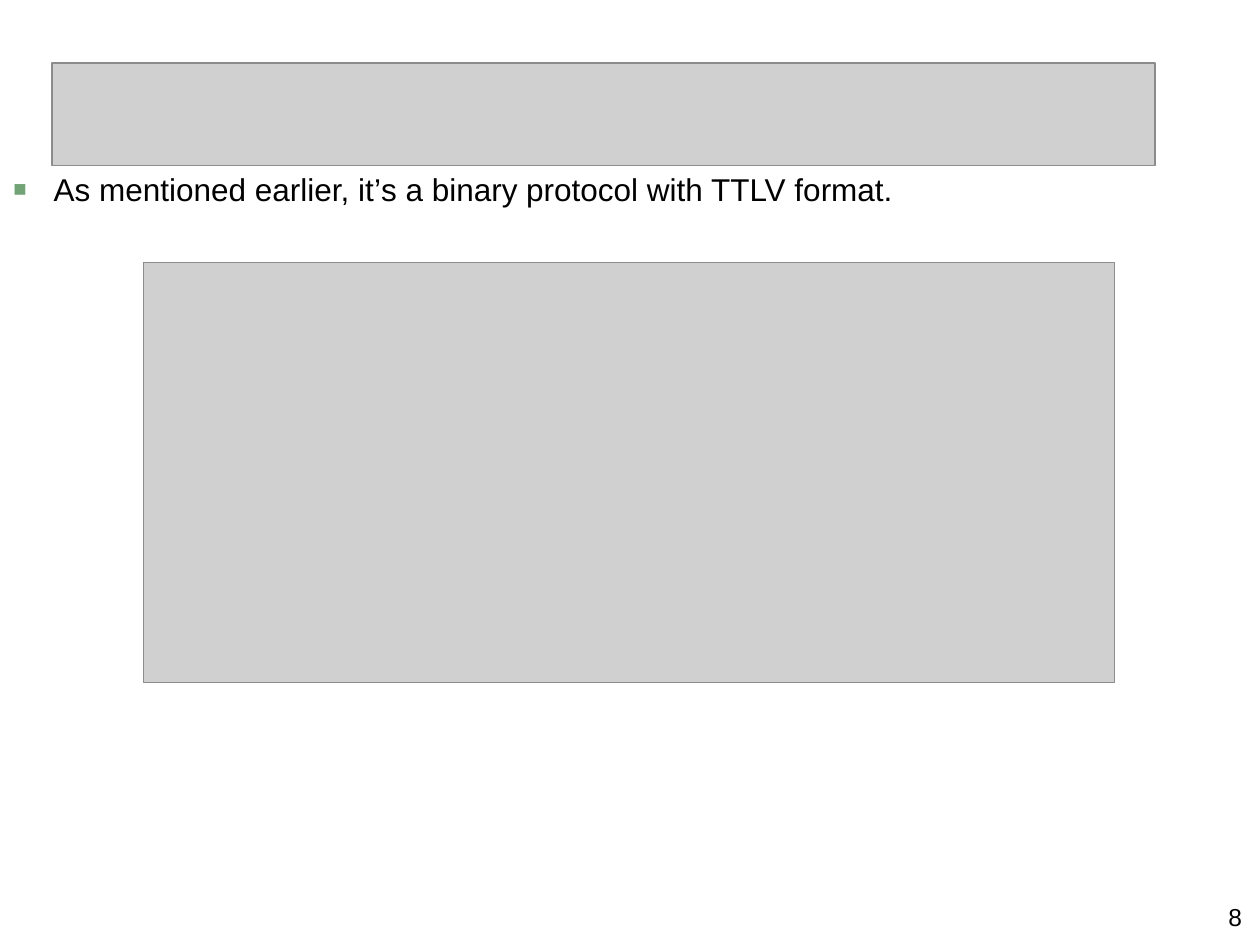
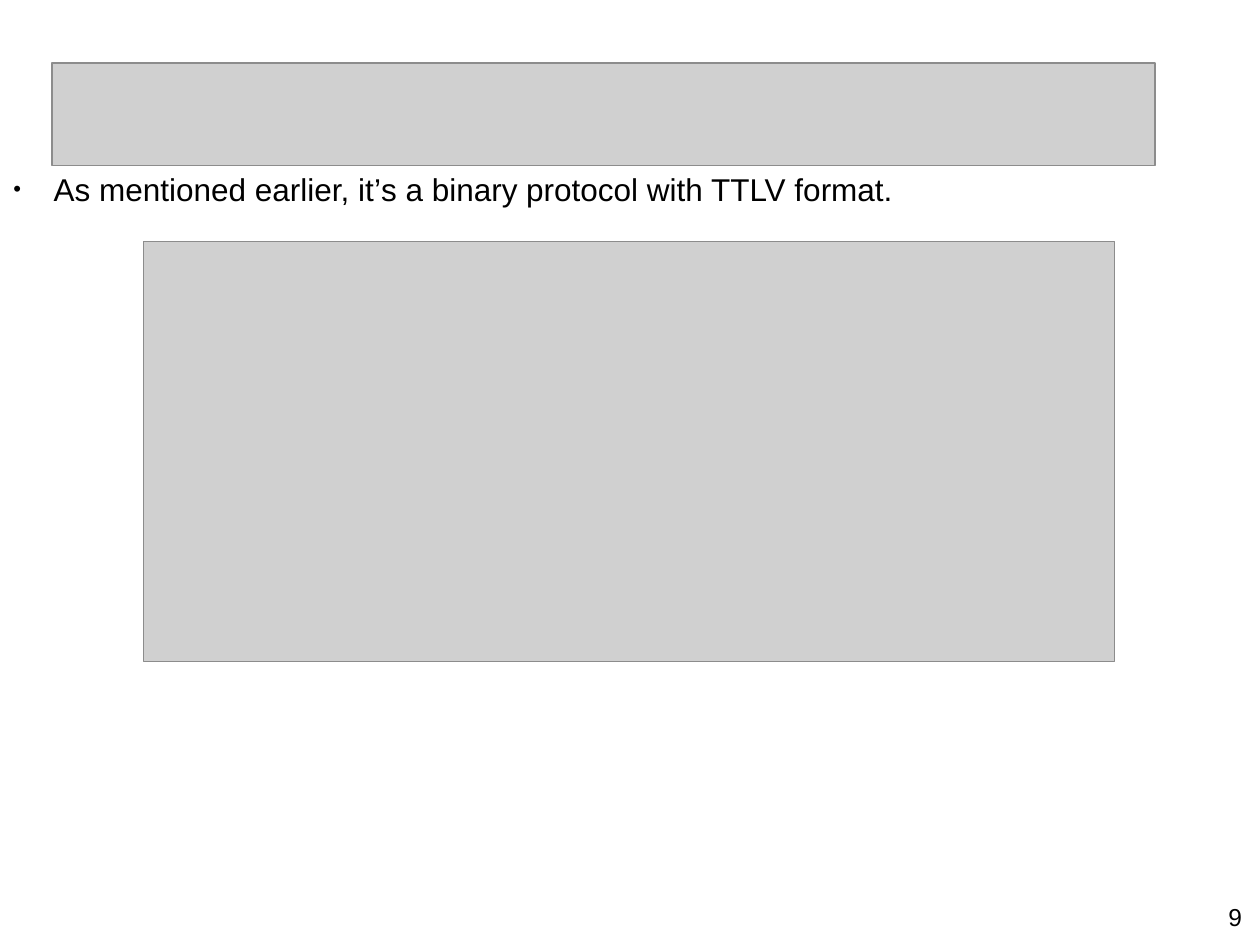
Before and after one commit to sedukull/pykmip-ws, a slide deck: slide 9 of docs/KMIP_Presentation.ppt (slide 8 before the commit). Drawn at 1260x945 pixels with LibreOffice and Linux fonts; fonts in the diff are those of the drawing; grey boxes stand for pictures; background and template pictures are left out. Boxes give left, top, right and bottom in pixels: in the first picture for what was removed or moved away, otherwise in the second. Text is boxed around its words. In the diff, an @@ line names an element or a change of style, - is before the commit and + after.

```diff
--- a/docs/KMIP_Presentation.ppt
+++ b/docs/KMIP_Presentation.ppt
@@ text "As mentioned earlier, it’s a ..." at [54,178,892,207]: bullet ■ to •; bullet colour #72A376 to #000000 @@
@@ picture: place and size @@
-picture at [144,262,1115,682]
+picture at [144,242,1115,662]
@@ page number at [1228,909,1242,927]: text changed @@
-8
+9
```
Also in this commit, not shown: 12 other slides changed, 4 slides added, 1 slide removed, 8 other files.
